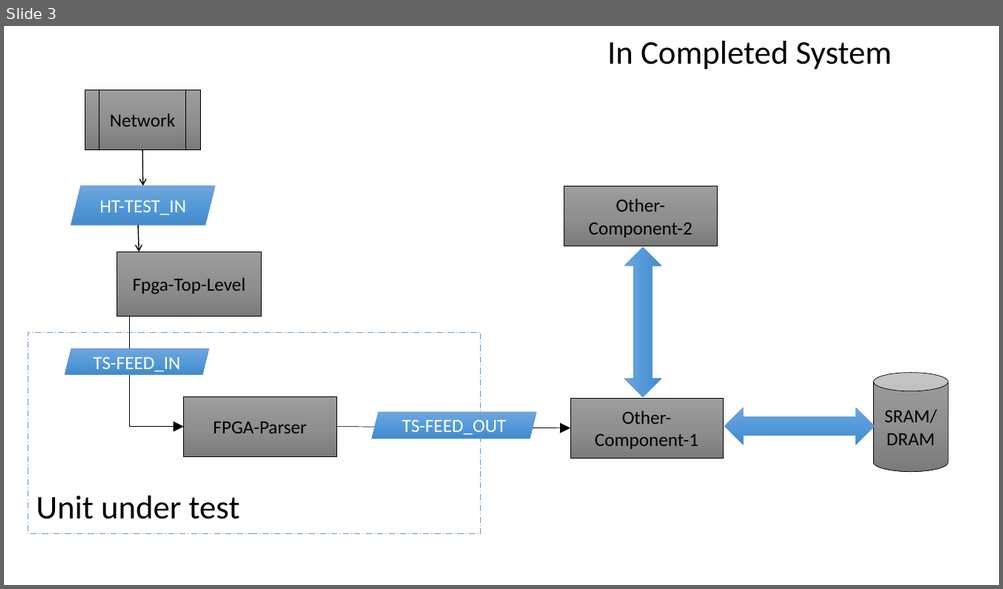
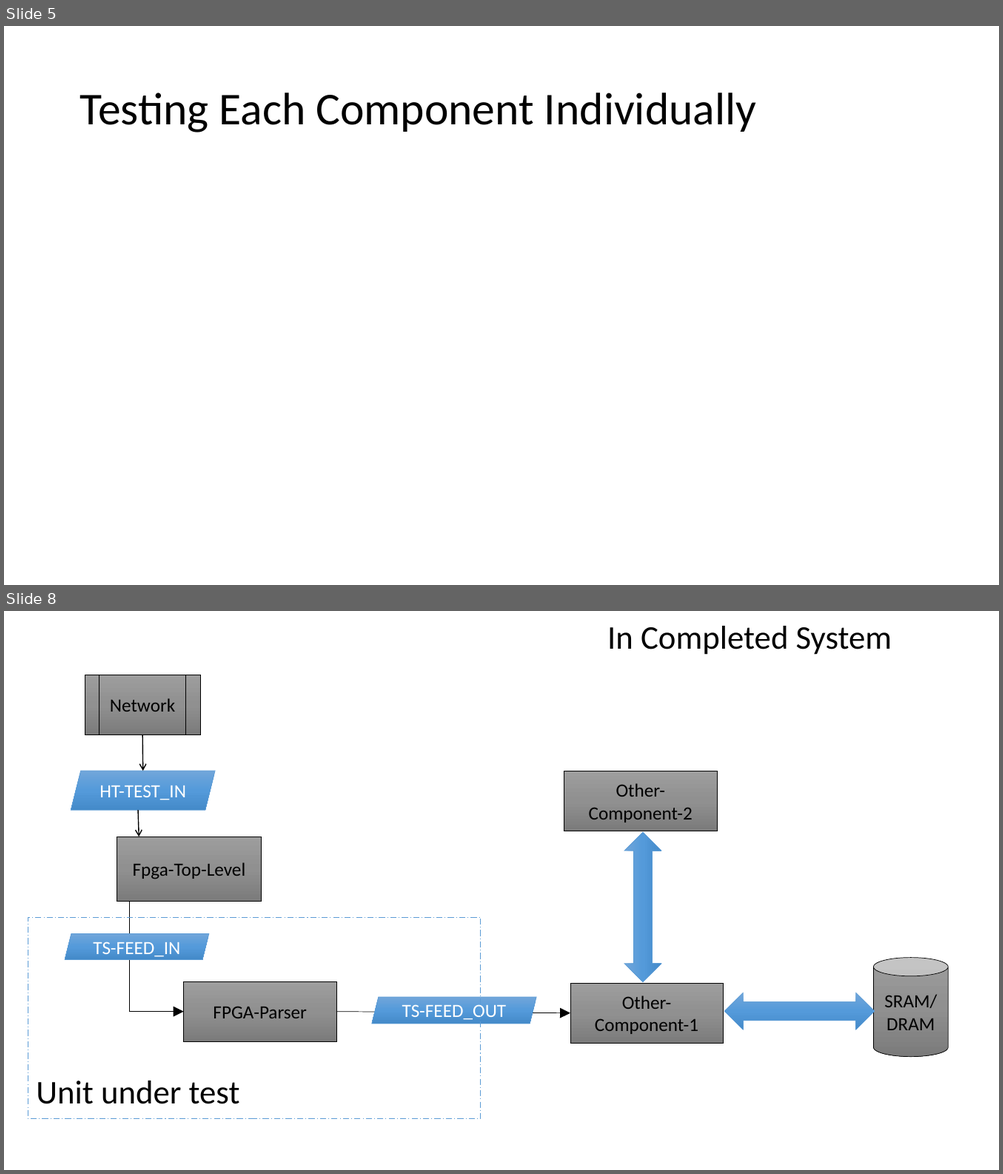
Before and after one commit to imeddz2015/LabVIEW_Fpga, a slide deck: MarketData/MarketData_02/Overview.pptx. Shown one above the other, each under a label of ours: slide 3 before the commit, slides 5 and 8 after it; the slides between them are not shown. The pictures are 1003x589 and 1003x1174 pixels, drawn with LibreOffice and Linux fonts; fonts in the diff are those of the drawing. Boxes give left, top, right and bottom in pixels: in the first picture for what was removed or moved away, otherwise in the second. Text is boxed around its words. In the diff, an @@ line names an element or a change of style, - is before the commit and + after.

```diff
--- a/MarketData/MarketData_02/Overview.pptx
+++ b/MarketData/MarketData_02/Overview.pptx
@@ slide 5 added at bbox=[4, 26, 999, 585], background #FFFFFF @@
@@ title added at bbox=[79, 93, 756, 133], 44 pt, text #000000 @@
+Testing Each Component Individually
@@ what was slide 3 is now slide 8 @@
```
Also in this commit, not shown: 1 slide changed, 7 other slides added, 1 slide removed.
